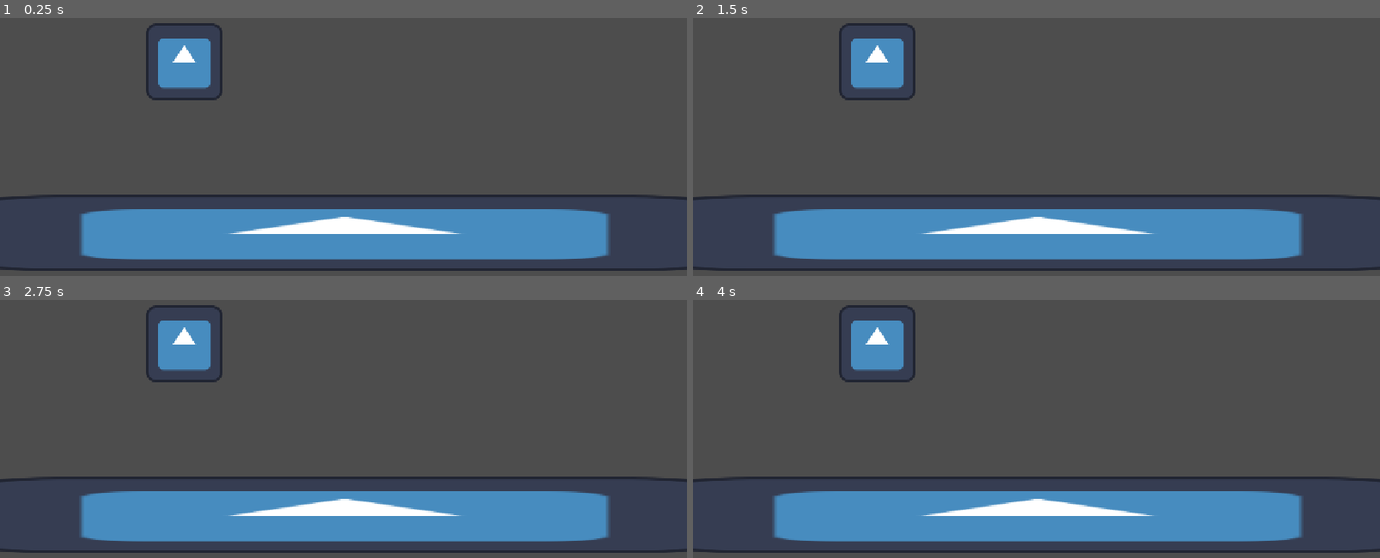
Above: before the commit, frames 1-4 (two rows, left to right).
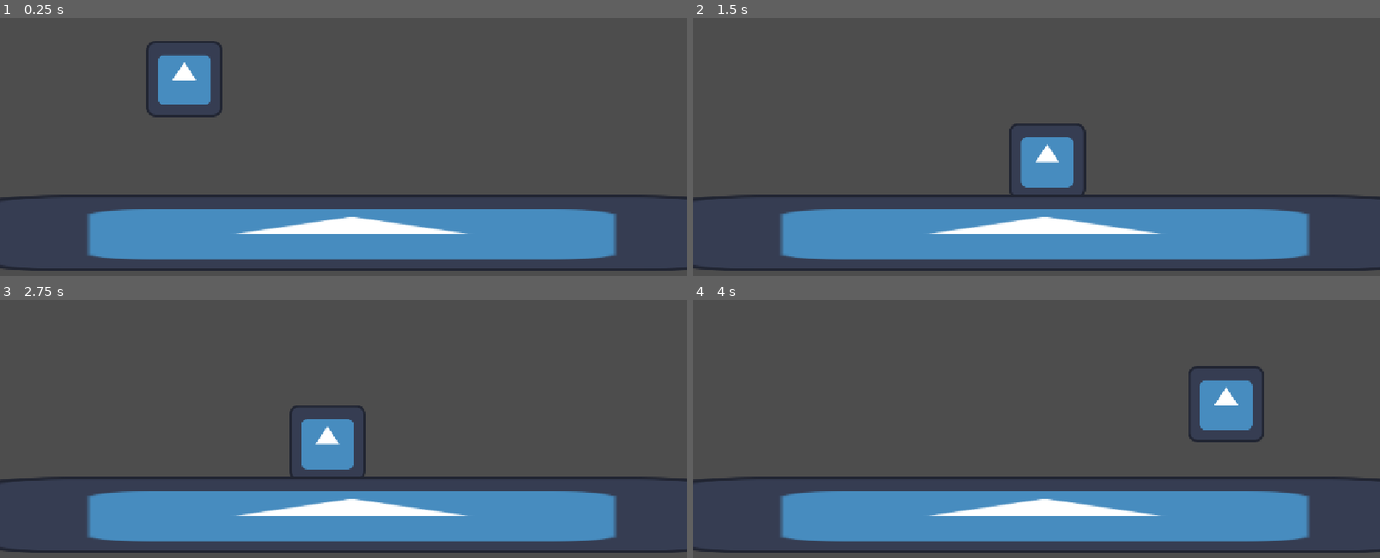
Above: after the commit, the same moments.

Repository: Pablo7776/Motores_Graficos
Game: Godot game, scene res://juego/main.tscn
The game is run twice, just before and just after one commit, with the same random seed, the same clock (stepped at 60 frames per second) and the same inputs. The engine's default icon, where the game draws it, is replaced by a stand-in: a white triangle on a blue panel in a dark square.
Inputs:
- Up to frame 1 (0.25 s): no input
- Up to frame 2 (1.5 s): tap Enter (ui_accept) at 0.5, 0.6, 0.77, 1.07, 1.35 s; hold Right (ui_right) from 0.53 s (still down)
- Up to frame 3 (2.75 s): tap Enter (ui_accept) at 1.52, 1.82, 2.1 s; release Right (ui_right) at 2.03 s; hold Left (ui_left) from 2.03 s (still down)
- Up to frame 4 (4 s): release Left (ui_left) at 2.78 s; hold Right (ui_right) from 2.78 s (still down); tap Enter (ui_accept) at 2.85, 3.02, 3.32, 3.6, 3.77 s

The runs differ from the first frame. In frame 1, 2.5% of the frame differs, in the area x 0-90%, y 1-98%; in frame 2, 4.7%; in frame 3, 4.6%; in frame 4, 4.7%.

Commit message:
feat: movimiento basico del personaje

Diff:
--- a/da-2-zafarrancho/juego/main.tscn
+++ b/da-2-zafarrancho/juego/main.tscn
@@ -11,4 +11,4 @@
 position = Vector2(309, 284)
 
 [node name="Escenario" parent="." unique_id=1811008819 instance=ExtResource("3_wpyno")]
-position = Vector2(0, 572)
+position = Vector2(590, 572)
--- a/da-2-zafarrancho/modulos/escenario/escenario.tscn
+++ b/da-2-zafarrancho/modulos/escenario/escenario.tscn
@@ -2,9 +2,15 @@
 
 [ext_resource type="Texture2D" uid="uid://svv7cvakpgha" path="res://icon.svg" id="1_anp25"]
 
-[node name="Escenario" type="Node2D" unique_id=1811008819]
+[sub_resource type="RectangleShape2D" id="RectangleShape2D_anp25"]
+size = Vector2(1208, 101)
+
+[node name="Escenario" type="StaticBody2D" unique_id=88161752]
+
+[node name="CollisionShape2D" type="CollisionShape2D" parent="." unique_id=939789927]
+position = Vector2(24, -9)
+shape = SubResource("RectangleShape2D_anp25")
 
 [node name="Sprite2D" type="Sprite2D" parent="." unique_id=245571881]
-position = Vector2(578, 0)
 scale = Vector2(10.03125, 1)
 texture = ExtResource("1_anp25")
--- /dev/null
+++ b/da-2-zafarrancho/modulos/personajes/personaje_base.gd
@@ -0,0 +1,25 @@
+extends CharacterBody2D
+
+
+const SPEED = 300.0
+const JUMP_VELOCITY = -400.0
+
+
+func _physics_process(delta: float) -> void:
+	# Add the gravity.
+	if not is_on_floor():
+		velocity += get_gravity() * delta
+
+	# Handle jump.
+	if Input.is_action_just_pressed("ui_accept") and is_on_floor():
+		velocity.y = JUMP_VELOCITY
+
+	# Get the input direction and handle the movement/deceleration.
+	# As good practice, you should replace UI actions with custom gameplay actions.
+	var direction := Input.get_axis("ui_left", "ui_right")
+	if direction:
+		velocity.x = direction * SPEED
+	else:
+		velocity.x = move_toward(velocity.x, 0, SPEED)
+
+	move_and_slide()
--- a/da-2-zafarrancho/modulos/personajes/personaje_base.tscn
+++ b/da-2-zafarrancho/modulos/personajes/personaje_base.tscn
@@ -1,8 +1,17 @@
 [gd_scene format=3 uid="uid://canl8j7cm4psw"]
 
 [ext_resource type="Texture2D" uid="uid://svv7cvakpgha" path="res://icon.svg" id="1_i15ls"]
+[ext_resource type="Script" uid="uid://c0uofwdfjv136" path="res://modulos/personajes/personaje_base.gd" id="1_wi8ml"]
 
-[node name="PersonajeBase" type="Node2D" unique_id=992633112]
+[sub_resource type="RectangleShape2D" id="RectangleShape2D_i15ls"]
+size = Vector2(129, 123)
+
+[node name="PersonajeBase" type="CharacterBody2D" unique_id=1880926583]
+script = ExtResource("1_wi8ml")
 
 [node name="Sprite2D" type="Sprite2D" parent="." unique_id=783236758]
 texture = ExtResource("1_i15ls")
+
+[node name="CollisionShape2D" type="CollisionShape2D" parent="." unique_id=1188156936]
+position = Vector2(2.5, 0.5)
+shape = SubResource("RectangleShape2D_i15ls")
Not shown, added: da-2-zafarrancho/modulos/personajes/personaje_base.gd.uid
